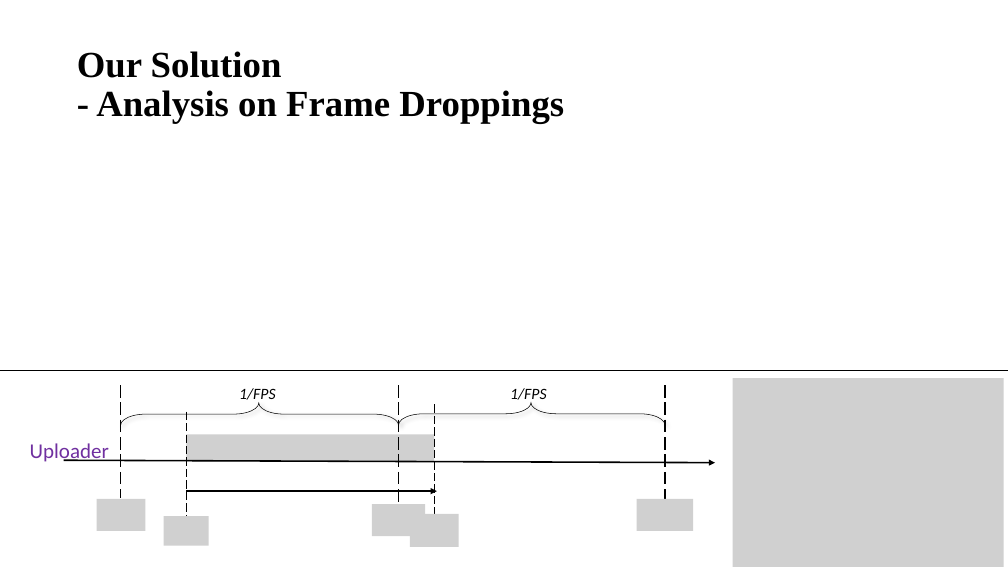
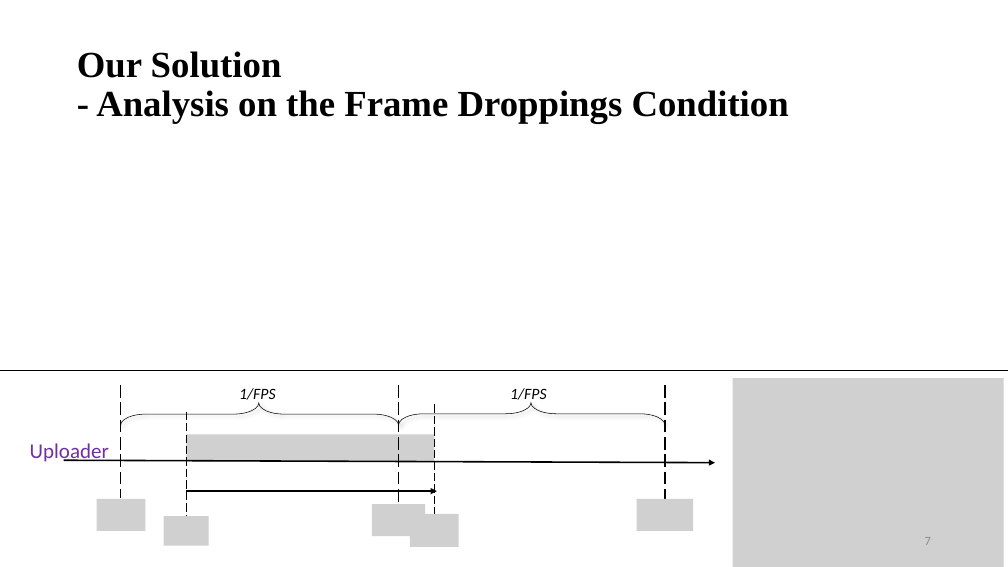
Before and after one commit to williamzheng0711/online-cdf-streaming, a slide deck: slide 7 of ESTR4999_Notes/ESTR4999_Presentation.pptx (slide 6 before the commit). Drawn at 1008x567 pixels with LibreOffice and Linux fonts; fonts in the diff are those of the drawing; grey boxes stand for pictures. Boxes give left, top, right and bottom in pixels: in the first picture for what was removed or moved away, otherwise in the second. Text is boxed around its words. In the diff, an @@ line names an element or a change of style, - is before the commit and + after.

```diff
--- a/ESTR4999_Notes/ESTR4999_Presentation.pptx
+++ b/ESTR4999_Notes/ESTR4999_Presentation.pptx
@@ title at (77, 51, 789, 124): text changed @@
-Our Solution
-- Analysis on Frame Droppings
+Our Solution
+- Analysis on the Frame Droppings Condition
@@ page number added at (925, 537, 931, 545), 12 pt, text #8C8C8C @@
+7
```
Also in this commit, not shown: 15 other slides changed, 1 slide added.
